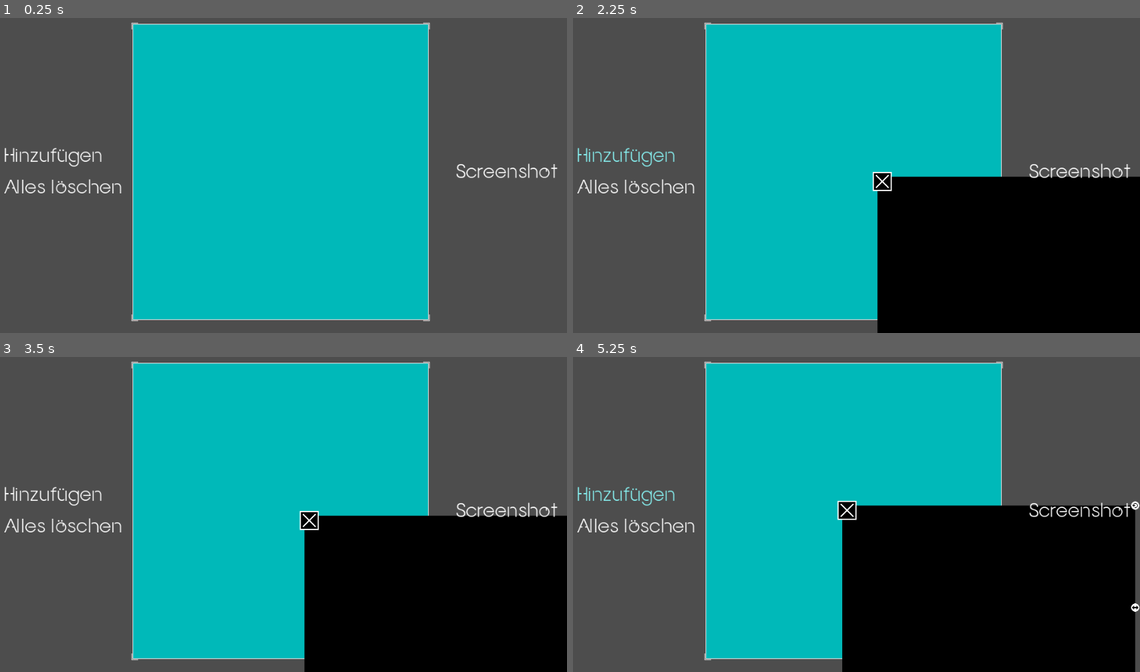
Above: before the commit, frames 1-4 (two rows, left to right).
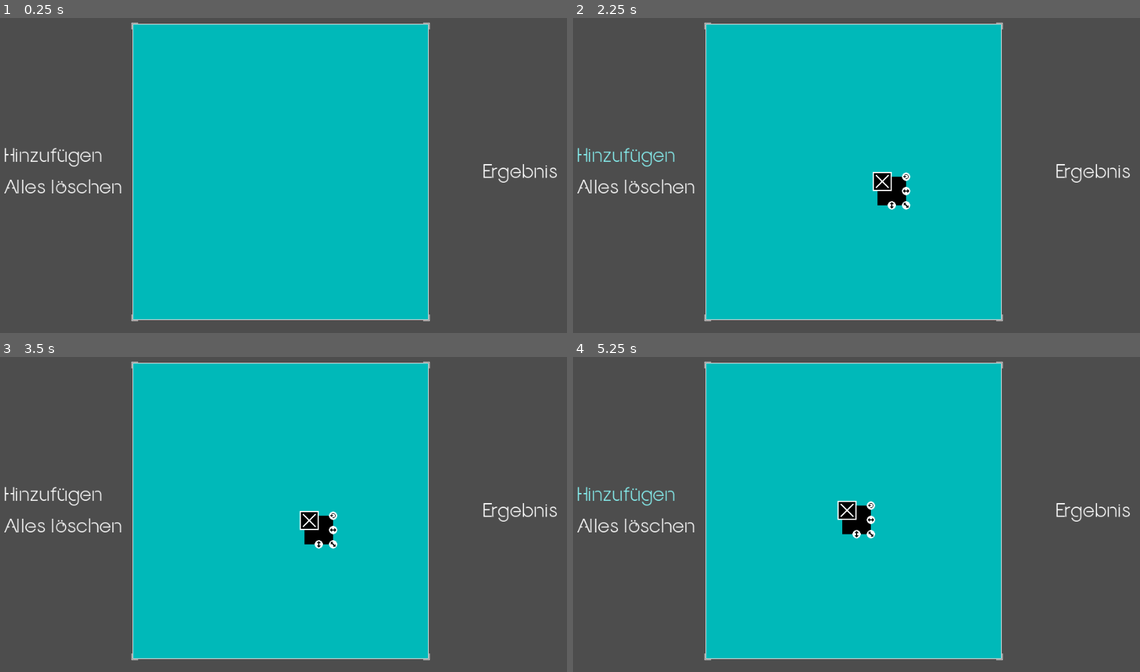
Above: after the commit, the same moments.

Repository: Anomasie/Fractals
Game: Godot game, scene res://scenes/PlaygroundUI.tscn
The game is run twice, just before and just after one commit, with the same random seed, the same clock (stepped at 60 frames per second) and the same inputs. Before the commit the project starts from res://scenes/GUI.tscn.
Inputs (mouse positions are in pixels of both pictures, inside the frame that each line leads up to; where the layout moved, square brackets give the same spot in the first picture):
- Up to frame 1 (0.25 s): no input
- Up to frame 2 (2.25 s): click (1077, 172) at 0.5 s, where only the run before the commit has a clickable "Screenshot"; click (1094, 172) at 1.25 s, where only the run after the commit has a clickable "Ergebnis"; click "Hinzufügen" at 2 s
- Up to frame 3 (3.5 s): click (317, 530) [453, 618] at 2.75 s
- Up to frame 4 (5.25 s): click (907, 514) at 3.52 s; click "Alles löschen" at 4.25 s; click "Hinzufügen" at 5 s

The runs differ from the first frame. In frame 1, 0.4% of the frame differs, in the area x 80-99%, y 46-53%; in frame 2, 23%; in frame 3, 23%; in frame 4, 27%, in the area x 47-100%, y 45-100%.

Commit message:
removed crappy screenshots

Diff:
--- a/project.godot
+++ b/project.godot
@@ -11,7 +11,7 @@
 [application]
 
 config/name="Fractals"
-run/main_scene="res://scenes/GUI.tscn"
+run/main_scene="res://scenes/PlaygroundUI.tscn"
 config/features=PackedStringArray("4.0", "GL Compatibility")
 config/icon="res://icon.svg"
 
--- a/scenes/Playground.gd
+++ b/scenes/Playground.gd
@@ -14,20 +14,3 @@
 
 func close(MyRect):
 	MyRect.queue_free()
-
-func screenshot(pos, size):
-	var scr = self.get_viewport().get_texture().get_image()
-	var final = scr.get_region(Rect2i(
-		pos.x,
-		pos.y,
-		size.x,
-		size.y
-	))
-	for x in final.get_width():
-		for y in final.get_height():
-			if final.get_pixel(x,y).get_luminance() > 0.5:
-				final.set_pixel(x,y, Color.TRANSPARENT)
-	# draw children
-	for child in self.get_children():
-		if child is MarginContainer:
-			child.paint(final)
--- a/scenes/GUI.gd
+++ b/scenes/PlaygroundUI.gd
@@ -1,7 +1,6 @@
 extends Control
 
 @onready var Playground = $Playground
-@onready var BlueTexture = $Center/Center/BlueTexture
 
 var rot = 0
 
@@ -11,6 +10,3 @@
 
 func _on_close_all_pressed():
 	Playground.close_all()
-
-func _on_screenshot_pressed():
-	Playground.screenshot(BlueTexture.get_global_position(), BlueTexture.size)
--- a/scenes/GUI.tscn
+++ b/scenes/PlaygroundUI.tscn
@@ -1,18 +1,18 @@
-[gd_scene load_steps=5 format=3 uid="uid://0lk7ldvxg1uw"]
+[gd_scene load_steps=5 format=3 uid="uid://q88x6y11n1jm"]
 
-[ext_resource type="PackedScene" uid="uid://cnh2ciowfjn42" path="res://scenes/Playground.tscn" id="1_8jsp6"]
-[ext_resource type="Script" path="res://scenes/GUI.gd" id="1_fcrs7"]
-[ext_resource type="Texture2D" uid="uid://qsebfi3447th" path="res://assets/blue.png" id="3_qdx7r"]
-[ext_resource type="Texture2D" uid="uid://bg82qawkt7a6b" path="res://assets/gui/center_background.png" id="3_w16mh"]
+[ext_resource type="Script" path="res://scenes/PlaygroundUI.gd" id="1_ioibl"]
+[ext_resource type="Texture2D" uid="uid://bg82qawkt7a6b" path="res://assets/gui/center_background.png" id="2_sdntq"]
+[ext_resource type="Texture2D" uid="uid://qsebfi3447th" path="res://assets/blue.png" id="3_x6prp"]
+[ext_resource type="PackedScene" uid="uid://cnh2ciowfjn42" path="res://scenes/Playground.tscn" id="4_xpdbu"]
 
-[node name="GUI" type="Control"]
+[node name="PlaygroundUI" type="Control"]
 layout_mode = 3
 anchors_preset = 15
 anchor_right = 1.0
 anchor_bottom = 1.0
 grow_horizontal = 2
 grow_vertical = 2
-script = ExtResource("1_fcrs7")
+script = ExtResource("1_ioibl")
 
 [node name="Center" type="MarginContainer" parent="."]
 visibility_layer = 2
@@ -87,7 +87,7 @@
 text = "Alles löschen"
 alignment = 0
 
-[node name="MarginContainer" type="MarginContainer" parent="."]
+[node name="Right" type="MarginContainer" parent="."]
 visibility_layer = 2
 layout_mode = 1
 anchors_preset = 6
@@ -102,12 +102,11 @@
 theme_override_constants/margin_right = 16
 theme_override_constants/margin_bottom = 16
 
-[node name="Screenshot" type="Button" parent="MarginContainer"]
+[node name="Results" type="Button" parent="Right"]
 visibility_layer = 2
 layout_mode = 2
-text = "Screenshot"
+text = "Ergebnis"
 alignment = 2
 
 [connection signal="pressed" from="Left/Lines/Add" to="." method="_on_add_pressed"]
 [connection signal="pressed" from="Left/Lines/CloseAll" to="." method="_on_close_all_pressed"]
-[connection signal="pressed" from="MarginContainer/Screenshot" to="." method="_on_screenshot_pressed"]
--- a/scenes/Rect.gd
+++ b/scenes/Rect.gd
@@ -1,10 +1,8 @@
 extends MarginContainer
 
 signal close_me
-signal hidden_ui
 
 @onready var Rect = $TextureContainer/Rect
-@onready var rect_image = Rect.get_texture().get_image()
 
 var editing_position = false
 var editing_width = false
@@ -51,7 +49,6 @@
 	rect_origin = position + (size/2).rotated(self.rotation)
 
 func resize_rect(width, height):
-	paint(rect_image, width, height)
 	if width >= 0:
 		Rect.custom_minimum_size.x = width
 		self.size.x = width
@@ -66,9 +63,3 @@
 
 func _on_close_button_pressed():
 	close_me.emit()
-
-func paint(image, width=Rect.size.x, height=Rect.size.y):
-	rect_image = image.duplicate()
-	image.resize(max(1, width), max(1, height))
-	var texture = ImageTexture.create_from_image(image)
-	Rect.texture= texture
--- a/scenes/Rect.tscn
+++ b/scenes/Rect.tscn
@@ -65,8 +65,9 @@
 region = Rect2(16, 32, 16, 16)
 
 [node name="Container" type="MarginContainer"]
-offset_right = 507.0
-offset_bottom = 358.0
+custom_minimum_size = Vector2(64, 64)
+offset_right = 48.0
+offset_bottom = 48.0
 size_flags_horizontal = 4
 size_flags_vertical = 4
 script = ExtResource("1_xqf1l")
--- /dev/null
+++ b/scenes/ResultUI.tscn
@@ -0,0 +1,26 @@
+[gd_scene format=3 uid="uid://bcoioblesr22e"]
+
+[node name="ResultUI" type="Control"]
+layout_mode = 3
+anchors_preset = 15
+anchor_right = 1.0
+anchor_bottom = 1.0
+grow_horizontal = 2
+grow_vertical = 2
+
+[node name="MarginContainer" type="MarginContainer" parent="."]
+layout_mode = 1
+anchors_preset = 8
+anchor_left = 0.5
+anchor_top = 0.5
+anchor_right = 0.5
+anchor_bottom = 0.5
+offset_left = -20.0
+offset_top = -20.0
+offset_right = 20.0
+offset_bottom = 20.0
+grow_horizontal = 2
+grow_vertical = 2
+
+[node name="Result" type="TextureRect" parent="MarginContainer"]
+layout_mode = 2
Not shown: 2 places in scenes/PlaygroundUI.tscn that only renumber resources
